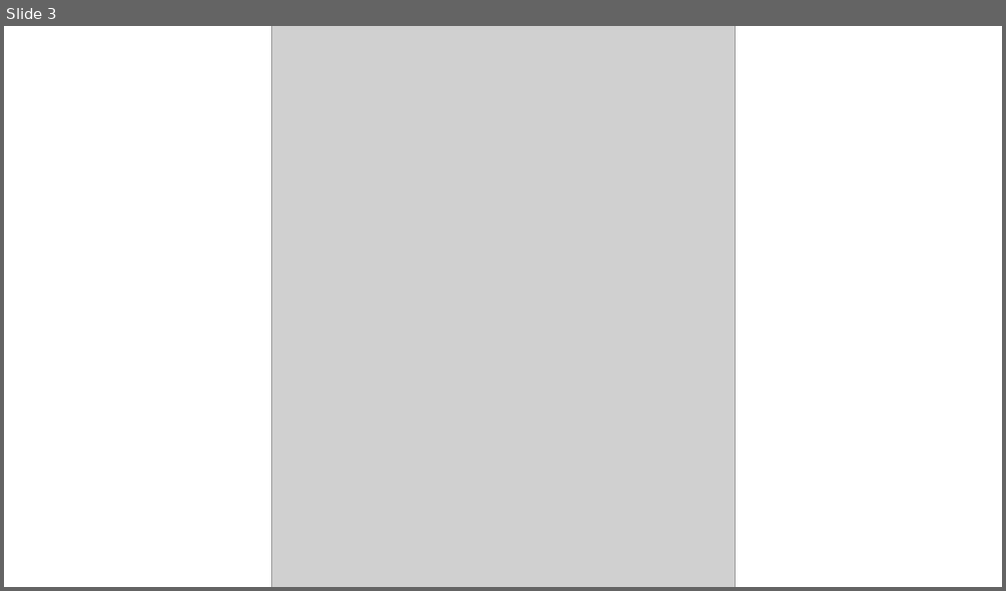
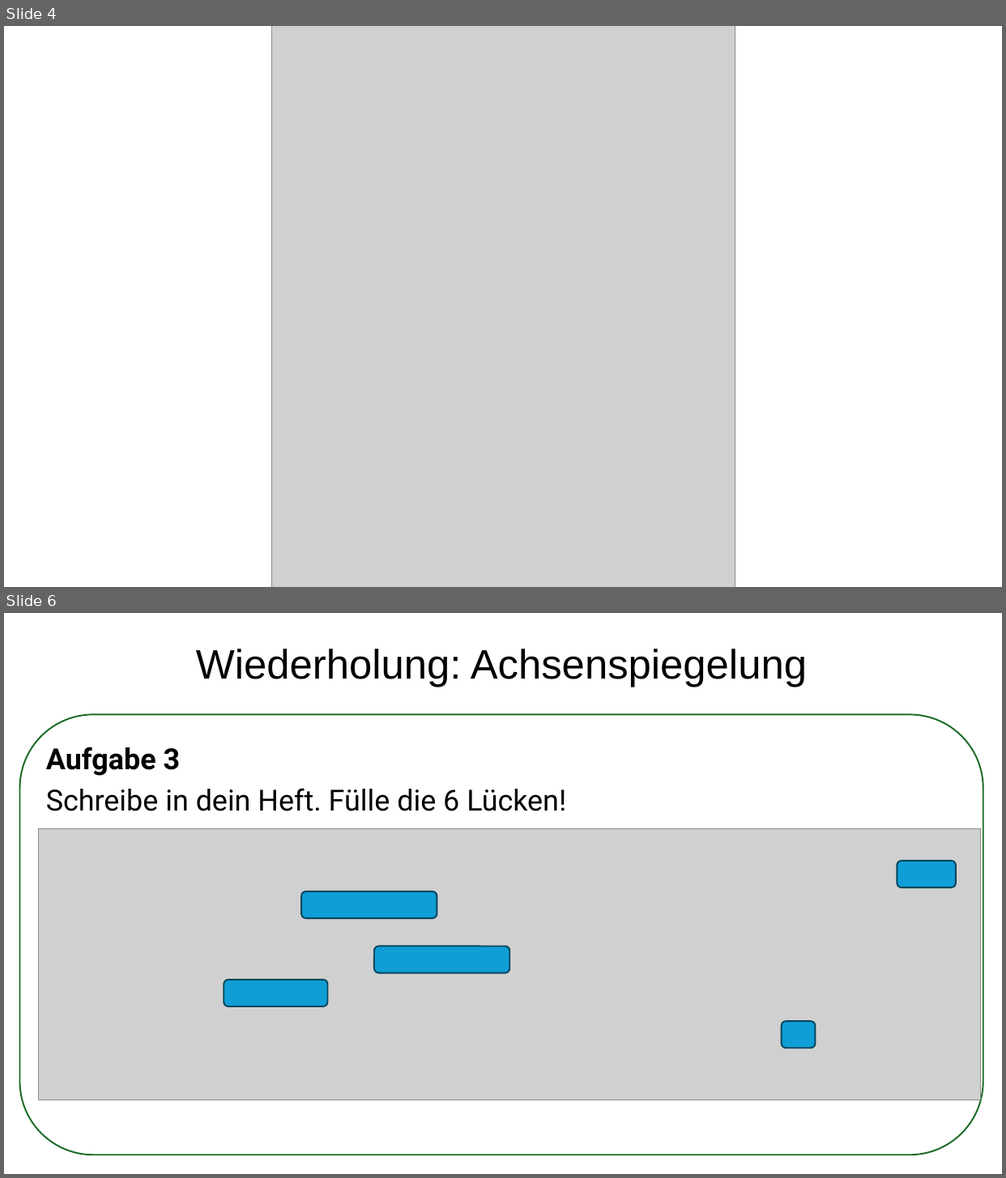
Before and after one commit to arvicodes/JohnnyMonkey, a slide deck: J-M-Reihen/Mathe/Klasse 7/Kap.3 - Geometrische Abbildungen/#_Reihenplan.pptx. Shown one above the other, each under a label of ours: slide 3 before the commit, slides 4 and 6 after it; the slides between them are not shown. The pictures are 1006x591 and 1006x1178 pixels, drawn with LibreOffice and Linux fonts; fonts in the diff are those of the drawing; grey boxes stand for pictures. Boxes give left, top, right and bottom in pixels: in the first picture for what was removed or moved away, otherwise in the second. Text is boxed around its words. In the diff, an @@ line names an element or a change of style, - is before the commit and + after.

```diff
--- a/J-M-Reihen/Mathe/Klasse 7/Kap.3 - Geometrische Abbildungen/#_Reihenplan.pptx
+++ b/J-M-Reihen/Mathe/Klasse 7/Kap.3 - Geometrische Abbildungen/#_Reihenplan.pptx
@@ slide 6 added at (x1=4, y1=613, x2=1002, y2=1174), background #FFFFFF @@
@@ text added at (x1=196, y1=649, x2=807, y2=688), 39.6 pt, text #000000 @@
+Wiederholung: Achsenspiegelung
@@ rounded rectangle added at (x1=19, y1=715, x2=983, y2=1156), fill #FFFFFF, outline #196B24 1.5 pt @@
@@ text added at (x1=46, y1=747, x2=566, y2=811), 28 pt, text #000000 @@
+Aufgabe 3
+Schreibe in dein Heft. Fülle die 6 Lücken!
@@ picture added at (x1=39, y1=828, x2=981, y2=1101) @@
@@ rounded rectangle added at (x1=897, y1=861, x2=957, y2=888), fill #0F9ED5, outline #07455D 1.5 pt @@
@@ rounded rectangle added at (x1=301, y1=892, x2=437, y2=918), fill #0F9ED5, outline #07455D 1.5 pt @@
@@ rounded rectangle added at (x1=374, y1=946, x2=510, y2=973), fill #0F9ED5, outline #07455D 1.5 pt @@
@@ rounded rectangle added at (x1=224, y1=980, x2=328, y2=1007), fill #0F9ED5, outline #07455D 1.5 pt @@
@@ rounded rectangle added at (x1=782, y1=1022, x2=816, y2=1049), fill #0F9ED5, outline #07455D 1.5 pt @@
@@ what was slide 3 is now slide 4 @@
```
Also in this commit, not shown: 1 slide changed, 8 other slides added, 43 other files.
